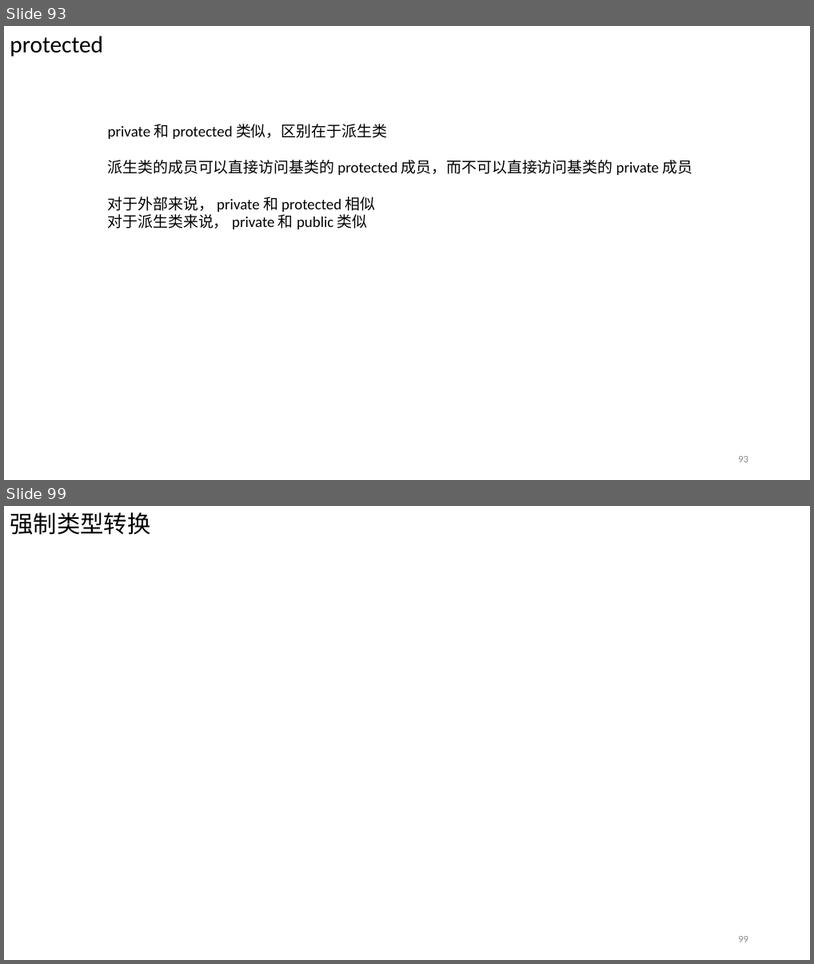
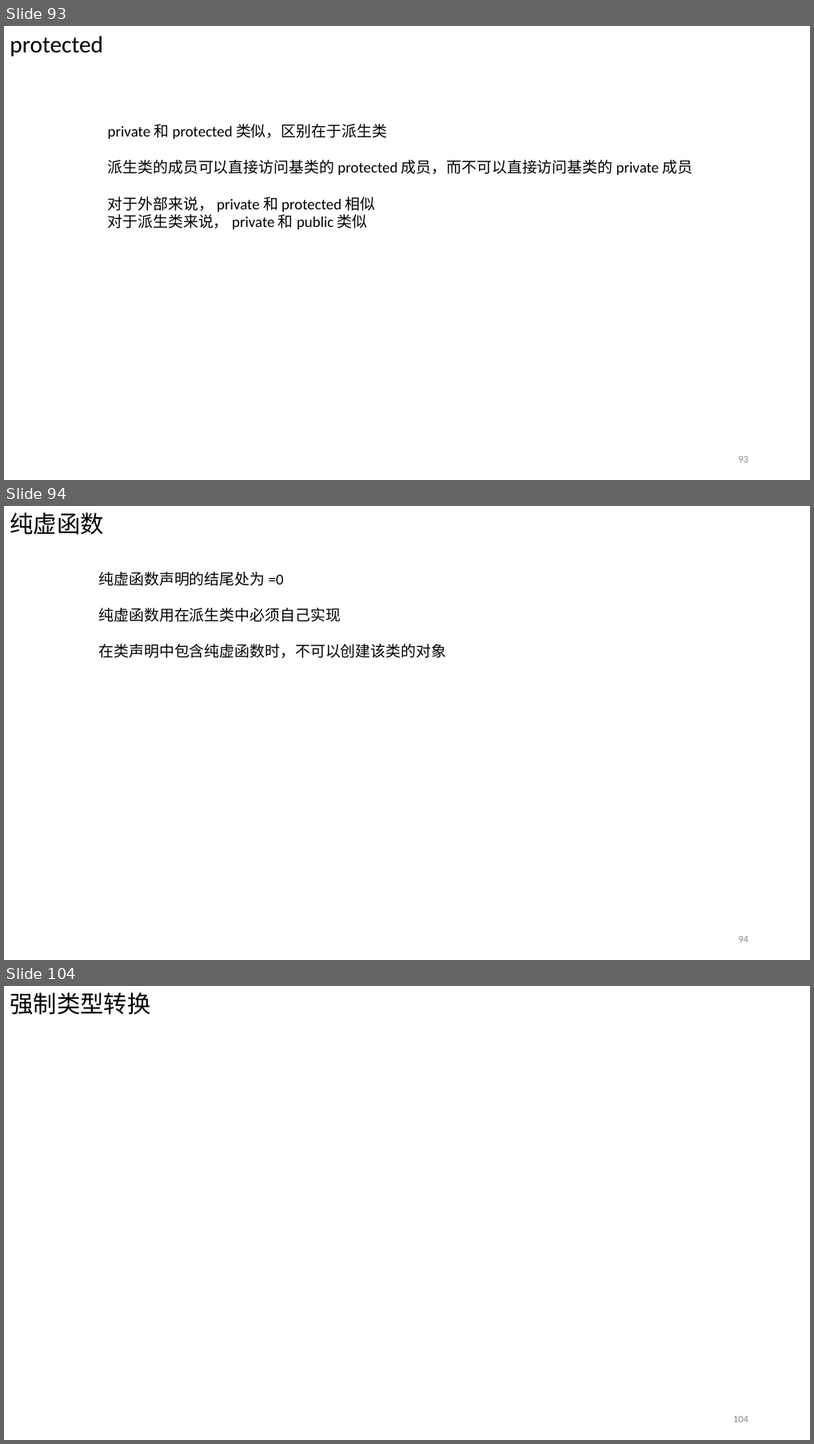
Before and after one commit to Chao200/CPP_Primer_Plus, a slide deck: C++ Primer Plus.pptx. Shown one above the other, each under a label of ours: slides 93 and 99 before the commit, slides 93, 94 and 104 after it; the slides between them are not shown. The pictures are 814x964 and 814x1444 pixels, drawn with LibreOffice and Linux fonts; fonts in the diff are those of the drawing. Boxes give left, top, right and bottom in pixels: in the first picture for what was removed or moved away, otherwise in the second. Text is boxed around its words. In the diff, an @@ line names an element or a change of style, - is before the commit and + after.

```diff
--- a/C++ Primer Plus.pptx
+++ b/C++ Primer Plus.pptx
@@ slide 94 added at (4,506,810,960), background #FFFFFF @@
@@ text added at (10,512,103,535), 28 pt, text #000000 @@
+纯虚函数
@@ text added at (99,572,447,658), 18 pt, text #000000 @@
+纯虚函数声明的结尾处为 =0
+纯虚函数用在派生类中必须自己实现
+在类声明中包含纯虚函数时，不可以创建该类的对象
@@ page number added at (738,936,749,942), 12 pt, text #8C8C8C @@
+94
@@ what was slide 99 is now slide 104 @@
@@ page number at (734,1416,749,1422): text changed @@
-99
+104
```
Also in this commit, not shown: 9 other slides added, 5 slides removed.
